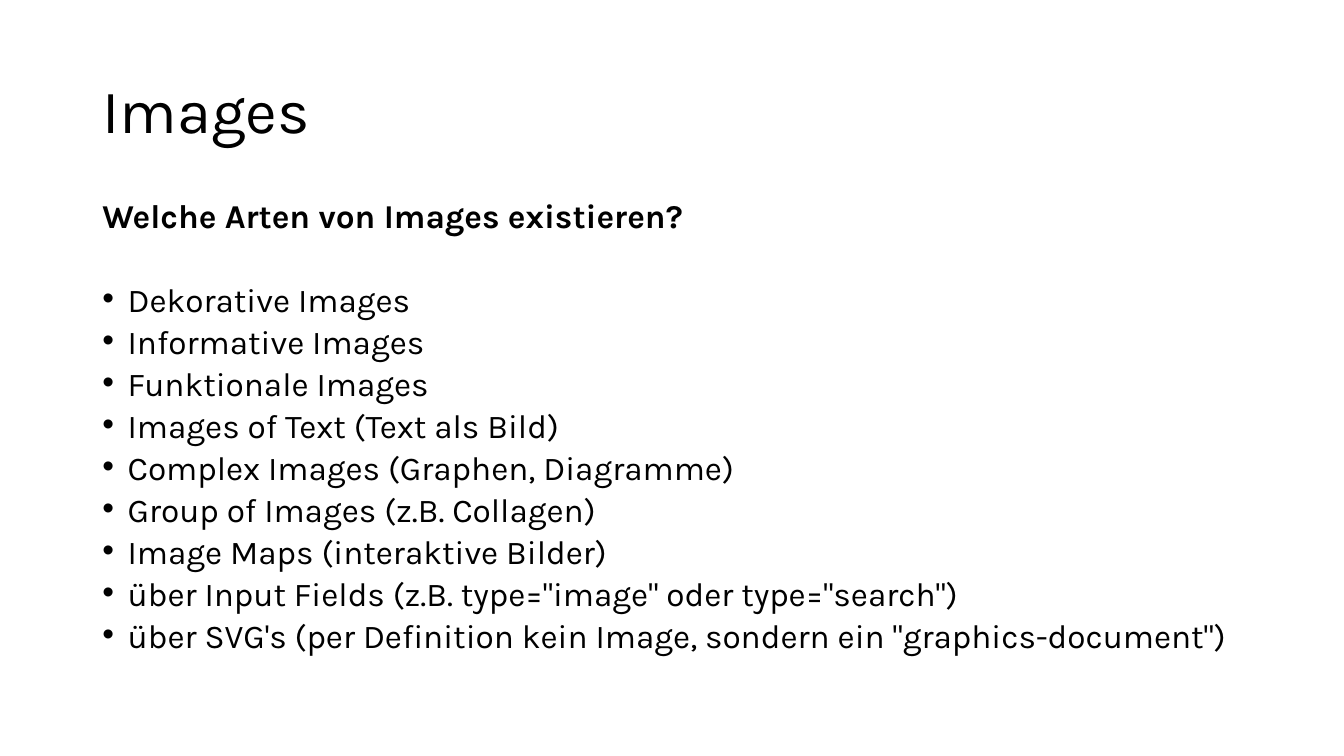
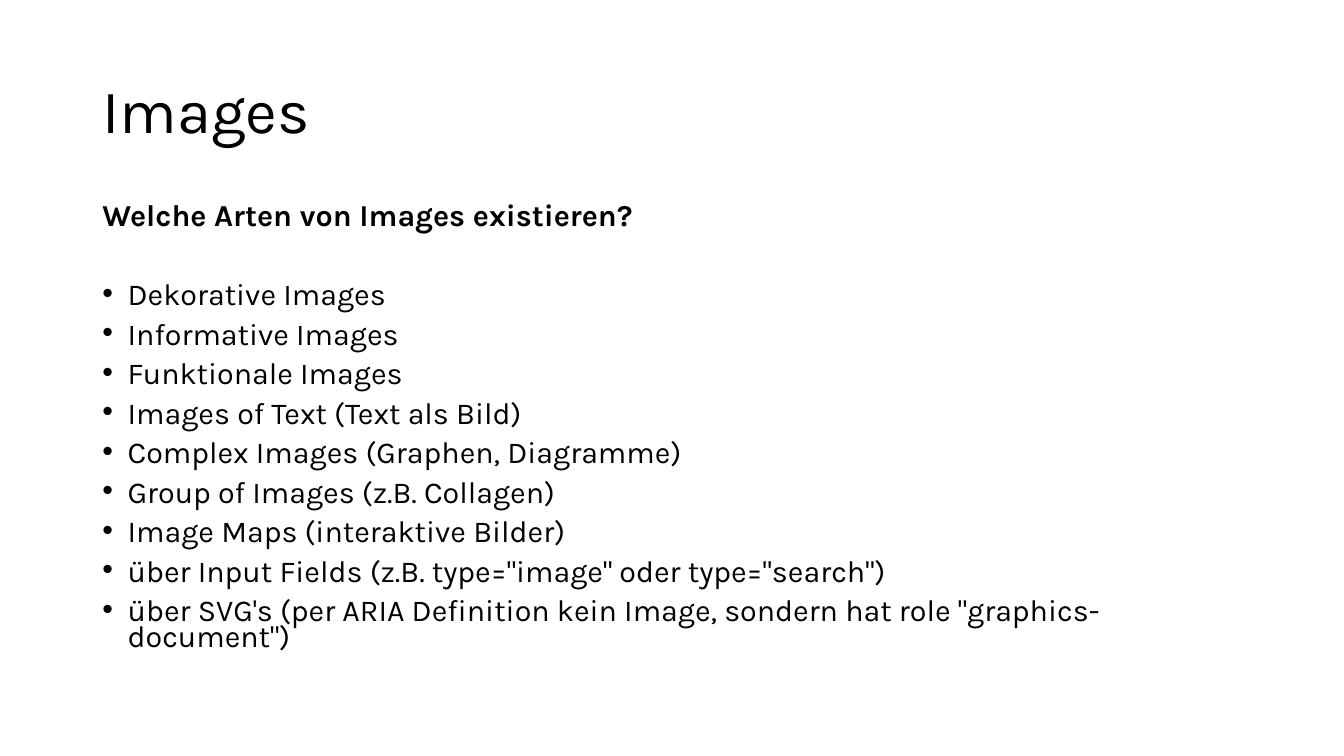
Before and after one commit to aykut-rocks/web-frontend-accessibility-training, a slide deck: slide 23 of Web-Frontend-Accessibility-03.pptx. Drawn at 1344x756 pixels with LibreOffice and Linux fonts; fonts in the diff are those of the drawing. Boxes give left, top, right and bottom in pixels: in the first picture for what was removed or moved away, otherwise in the second. Text is boxed around its words. In the diff, an @@ line names an element or a change of style, - is before the commit and + after.

```diff
--- a/Web-Frontend-Accessibility-03.pptx
+++ b/Web-Frontend-Accessibility-03.pptx
@@ text at (102,204,885,590): size 23.8 to 21.7 pt in "Welche Arten von Images existieren?", "Dekorative Images", "Informative Images", "Funktionale Images" and 5 more places @@
@@ text at (128,599,1099,651): text changed; size 23.8 to 21.7 pt @@
-• über SVG's (per Definition kein Image, sondern ein "graphics-document")
+• über SVG's (per ARIA Definition kein Image, sondern hat role "graphics-document")
```
Also in this commit, not shown: 3 other slides changed.
